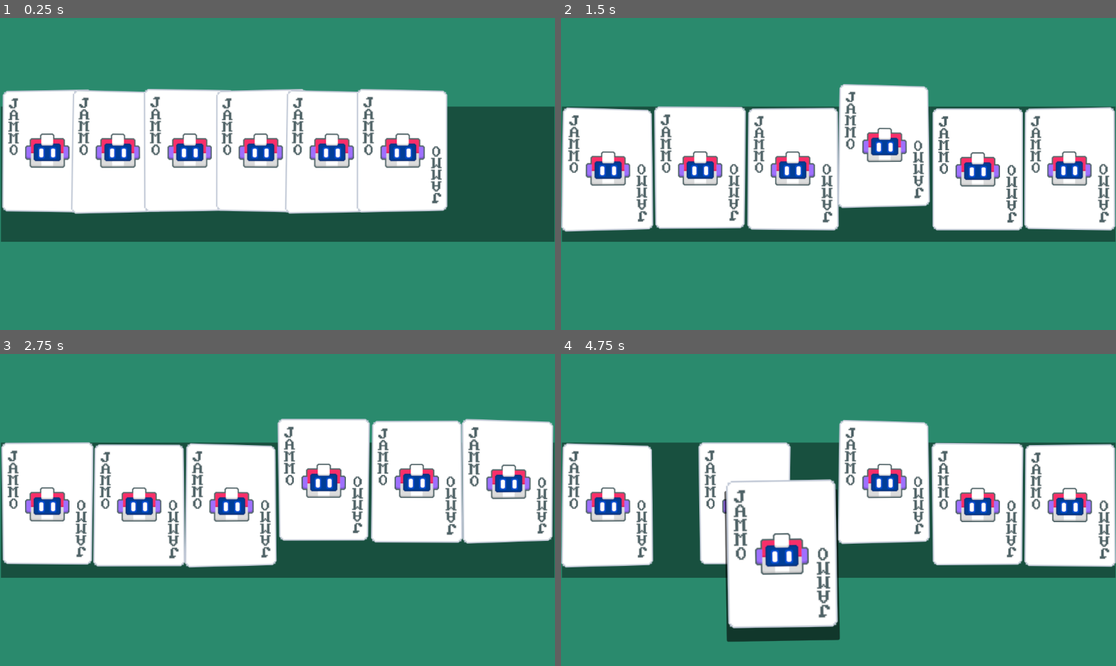
Above: before the commit, frames 1-4 (two rows, left to right).
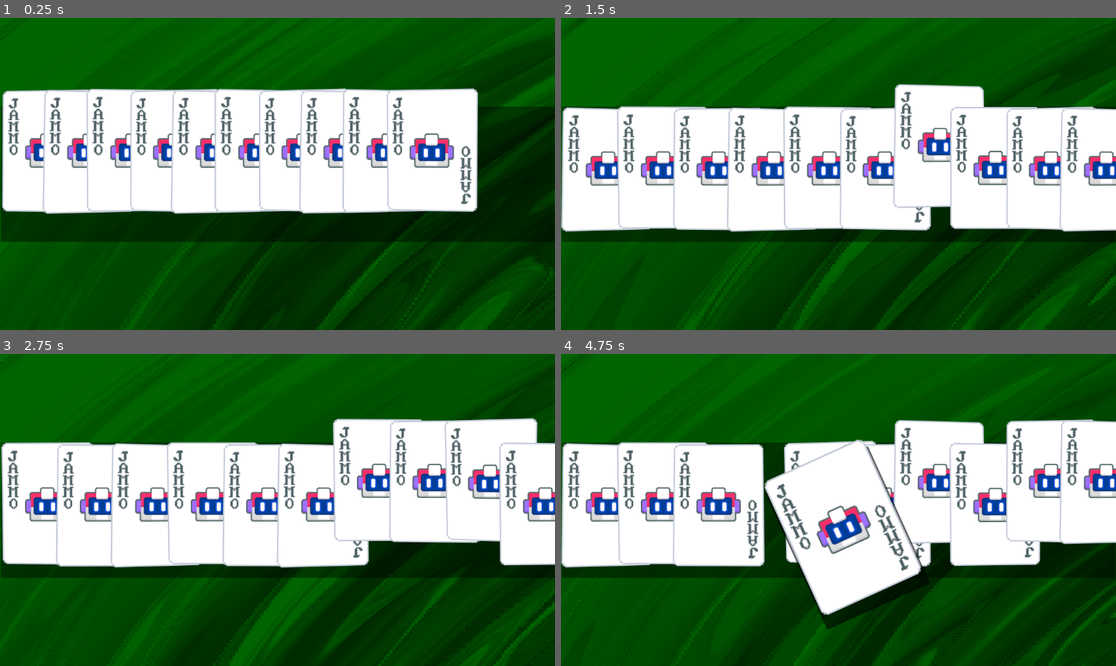
Above: after the commit, the same moments.

Repository: Clovisindo/Balatro-like
Game: Godot game, scene res://scenes/Main.tscn
Two runs of this game, one before a commit and one after it. Both use one fixed random seed, a clock stepped at 60 frames per second and the inputs below.
Inputs (mouse positions are in pixels of both pictures, inside the frame that each line leads up to):
- Up to frame 1 (0.25 s): no input
- Up to frame 2 (1.5 s): click (921, 174) at 0.52 s; click (977, 174) at 1.27 s
- Up to frame 3 (2.75 s): click (471, 510) at 2.02 s
- Up to frame 4 (4.75 s): click (1088, 510) at 2.77 s; tap Enter at 3.5 s; move the mouse to (960, 494) at 3.52 s; hold Up (ui_up) 3.53-4.25 s; tap 1 at 3.6 s; click (960, 494) at 3.67 s; tap Space at 3.77 s; drag from (727, 525) to (810, 572) at 4.27 s

The runs differ from the first frame. In frame 1, 78% of the frame differs, in the area x 0-100%, y 0-100%; in frame 2, 74%; in frame 3, 74%; in frame 4, 79%.

Commit message:
añadimos shader de fondo

Diff:
--- a/scenes/Main.tscn
+++ b/scenes/Main.tscn
@@ -1,7 +1,24 @@
-[gd_scene load_steps=5 format=3 uid="uid://dq7jyexudk5vk"]
+[gd_scene load_steps=7 format=3 uid="uid://dq7jyexudk5vk"]
 
+[ext_resource type="Shader" path="res://scenes/background.gdshader" id="1_62khl"]
 [ext_resource type="PackedScene" uid="uid://d315lqvdadrat" path="res://scenes/card/card.tscn" id="2_hva06"]
 [ext_resource type="Script" path="res://scenes/hand_handler/hand_container.gd" id="2_mpdri"]
+
+[sub_resource type="ShaderMaterial" id="ShaderMaterial_cxvv8"]
+shader = ExtResource("1_62khl")
+shader_parameter/polar_coordinates = false
+shader_parameter/polar_center = Vector2(0.5, 0.5)
+shader_parameter/polar_zoom = 1.0
+shader_parameter/polar_repeat = 1.0
+shader_parameter/spin_rotation = null
+shader_parameter/spin_speed = 5.0
+shader_parameter/offset = Vector2(0.25, 0.25)
+shader_parameter/colour_1 = Color(0.0146028, 0.279187, 0, 1)
+shader_parameter/colour_2 = Color(0.0156863, 0.454902, 0, 1)
+shader_parameter/colour_3 = Color(0.0156863, 0.807843, 0, 1)
+shader_parameter/contrast = 2.0
+shader_parameter/spin_amount = 0.36
+shader_parameter/pixel_filter = 700.0
 
 [sub_resource type="StyleBoxFlat" id="StyleBoxFlat_b67eh"]
 bg_color = Color(0.164706, 0.541176, 0.427451, 1)
@@ -10,9 +27,12 @@
 bg_color = Color(0, 0, 0, 0.419608)
 
 [node name="Main" type="Panel"]
+material = SubResource("ShaderMaterial_cxvv8")
 anchors_preset = 15
 anchor_right = 1.0
 anchor_bottom = 1.0
+offset_right = 1728.0
+offset_bottom = 972.0
 grow_horizontal = 2
 grow_vertical = 2
 theme_override_styles/panel = SubResource("StyleBoxFlat_b67eh")
@@ -63,4 +83,24 @@
 size_flags_horizontal = 15
 size_flags_vertical = 13
 
+[node name="Card7" parent="PanelContainer/HBoxContainer" instance=ExtResource("2_hva06")]
+layout_mode = 2
+size_flags_horizontal = 15
+size_flags_vertical = 13
+
+[node name="Card8" parent="PanelContainer/HBoxContainer" instance=ExtResource("2_hva06")]
+layout_mode = 2
+size_flags_horizontal = 15
+size_flags_vertical = 13
+
+[node name="Card9" parent="PanelContainer/HBoxContainer" instance=ExtResource("2_hva06")]
+layout_mode = 2
+size_flags_horizontal = 15
+size_flags_vertical = 13
+
+[node name="Card10" parent="PanelContainer/HBoxContainer" instance=ExtResource("2_hva06")]
+layout_mode = 2
+size_flags_horizontal = 15
+size_flags_vertical = 13
+
 [connection signal="sort_children" from="PanelContainer/HBoxContainer" to="PanelContainer/HBoxContainer" method="_on_sort_children"]
--- /dev/null
+++ b/scenes/background.gdshader
@@ -0,0 +1,71 @@
+shader_type canvas_item;
+//I DONT OWN THIS i just took it directly from balatros source code teehee
+//and then converted it into godots shader language myself
+//shoutouts localthunk, buy balatro
+
+uniform bool polar_coordinates = false;  //cool polar coordinates effect
+uniform vec2 polar_center = vec2(0.5);
+uniform float polar_zoom = 1.;
+uniform float polar_repeat = 1.;
+
+uniform highp float spin_rotation;
+uniform highp float spin_speed = 1;
+uniform highp vec2 offset = vec2(0., 0.);
+uniform highp vec4 colour_1 : source_color;
+uniform highp vec4 colour_2 : source_color;
+uniform highp vec4 colour_3 : source_color;
+uniform highp float contrast = 2.;
+uniform highp float spin_amount = 0.36;
+uniform highp float pixel_filter = 700.;
+#define SPIN_EASE 1.0
+
+
+vec4 effect(vec2 screenSize, vec2 screen_coords){
+	//Convert to UV coords (0-1) and floor for pixel effect
+	highp float pixel_size = length(screenSize.xy) / pixel_filter;
+    highp vec2 uv = (floor(screen_coords.xy*(1./pixel_size))*pixel_size - 0.5*screenSize.xy)/length(screenSize.xy) - offset;
+    highp float uv_len = length(uv);
+
+	//Adding in a center swirl, changes with time. Only applies meaningfully if the 'spin amount' is a non-zero number
+    highp float speed = (spin_rotation*SPIN_EASE*0.2) + 302.2;
+    highp float new_pixel_angle = (atan(uv.y, uv.x)) + speed - SPIN_EASE*20.*(1.*spin_amount*uv_len + (1. - 1.*spin_amount));
+    highp vec2 mid = (screenSize.xy/length(screenSize.xy))/2.;
+    uv = (vec2((uv_len * cos(new_pixel_angle) + mid.x), (uv_len * sin(new_pixel_angle) + mid.y)) - mid);
+
+	//Now add the paint effect to the swirled UV
+    uv *= 30.;
+    speed = TIME*(spin_speed);
+	highp vec2 uv2 = vec2(uv.x+uv.y);
+
+	for(int i=0; i < 5; i++) {
+		uv2 += sin(max(uv.x, uv.y)) + uv;
+		uv  += 0.5*vec2(cos(5.1123314 + 0.353*uv2.y + speed*0.131121),sin(uv2.x - 0.113*speed));
+		uv  -= 1.0*cos(uv.x + uv.y) - 1.0*sin(uv.x*0.711 - uv.y);
+	}
+
+	//Make the paint amount range from 0 - 2
+    highp float contrast_mod = (0.25*contrast + 0.5*spin_amount + 1.2);
+	highp float paint_res = min(2., max(0.,length(uv)*(0.035)*contrast_mod));
+    highp float c1p = max(0.,1. - contrast_mod*abs(1.-paint_res));
+    highp float c2p = max(0.,1. - contrast_mod*abs(paint_res));
+    highp float c3p = 1. - min(1., c1p + c2p);
+
+
+	highp vec4 ret_col = (0.3/contrast)*colour_1 + (1. - 0.3/contrast)*(colour_1*c1p + colour_2*c2p + vec4(c3p*colour_3.rgb, c3p*colour_1.a));
+	return ret_col;
+}
+
+vec2 polar_coords(vec2 uv, vec2 center, float zoom, float repeat){
+	vec2 dir = uv - center;
+	float radius = length(dir) * 2.0;
+	float angle = atan(dir.y , dir.x) * 1.0 / (PI * 2.0);
+	return mod(vec2(radius * zoom, angle * repeat), 1.0);
+}
+
+void fragment() {
+	vec2 polarCoords = UV;
+	if (polar_coordinates){
+		polarCoords = polar_coords(UV.xy, polar_center, polar_zoom, polar_repeat);
+	}
+	COLOR *= effect(TEXTURE_PIXEL_SIZE, polarCoords);
+}
--- a/scenes/card/card.gd
+++ b/scenes/card/card.gd
@@ -36,12 +36,12 @@
 
 func _process(delta: float) -> void:
 	follow_mouse()
-	TimeSeconds += delta
 
 
 func _physics_process(delta: float) -> void:
 	follow_card_visual(delta)
 	follow_card_visual_move(delta)
+	TimeSeconds += delta
 	if !dragging :
 		do_idle_rotation(delta)
 
@@ -68,10 +68,6 @@
 
 func _on_gui_input(event: InputEvent):
 	handle_mouse_click(event)
-	#if following_mouse:
-	#return
-	#if not event is InputEventMouseMotion:
-	#return
 
 
 func handle_mouse_click(event: InputEvent) -> void:
@@ -177,36 +173,27 @@
 
 func interpolate( min_value, max_value, t) -> float:
 	return min_value + (max_value - min_value) * abs(sin(t))
-	#t += delta
 
 func do_idle_rotation(delta):
-	var sine
-	var cosine
-	var tiltX
-	var tiltY
-
 	var savedIndex = self.get_index()
+	if TimeSeconds + savedIndex > 2*PI:#controlamos que no se haga mas grande que una vuelta completa
+		TimeSeconds =  ((TimeSeconds + savedIndex) - 2*PI) - savedIndex
+
+	var sine = interpolate(-5,5,TimeSeconds + savedIndex)
+	var cosine = interpolate(-5,5,TimeSeconds + savedIndex + 0.5)
+
 	if hovered:
-		sine = interpolate(-5,5,TimeSeconds + savedIndex) * 0.2
-		cosine = interpolate(-5,5,TimeSeconds + savedIndex) * 0.2
-	else:
-		sine = interpolate(-5,5,TimeSeconds + savedIndex) * 0.5
-		cosine = interpolate(-5,5,TimeSeconds + savedIndex +0.5) * 0.5
-
-	var offset = (size/2)- card_visual.get_local_mouse_position()
-	if hovered:
-		tiltX = offset.x
-		tiltY = offset.y
-		var lerpX = lerp(self.card_visual.material.get("shader_parameter/x_rot"), tiltX + sine, tiltSpeed  * delta)
-		var lerpY = lerp(self.card_visual.material.get("shader_parameter/y_rot"),tiltY + cosine, tiltSpeed  * delta)
+		var offset = (size/2)- card_visual.get_local_mouse_position()
+		var tiltX = offset.x
+		var tiltY = offset.y
+		var lerpX = lerp(self.card_visual.material.get("shader_parameter/x_rot"), tiltX + (sine * 0.2), tiltSpeed  * delta)
+		var lerpY = lerp(self.card_visual.material.get("shader_parameter/y_rot"),tiltY + (cosine * 0.2), tiltSpeed  * delta)
 
 		self.card_visual.material.set("shader_parameter/y_rot",clampf(lerpX,-3,3))
 		self.card_visual.material.set("shader_parameter/x_rot",clampf(lerpY,-3,3))
 	else:
-		tiltX = 0
-		tiltY = 0
-		self.card_visual.material.set("shader_parameter/y_rot",sine)
-		self.card_visual.material.set("shader_parameter/x_rot",cosine)
+		self.card_visual.material.set("shader_parameter/y_rot",sine * 0.5)
+		self.card_visual.material.set("shader_parameter/x_rot",cosine * 0.5)
 
 
 func reset_rotation():
